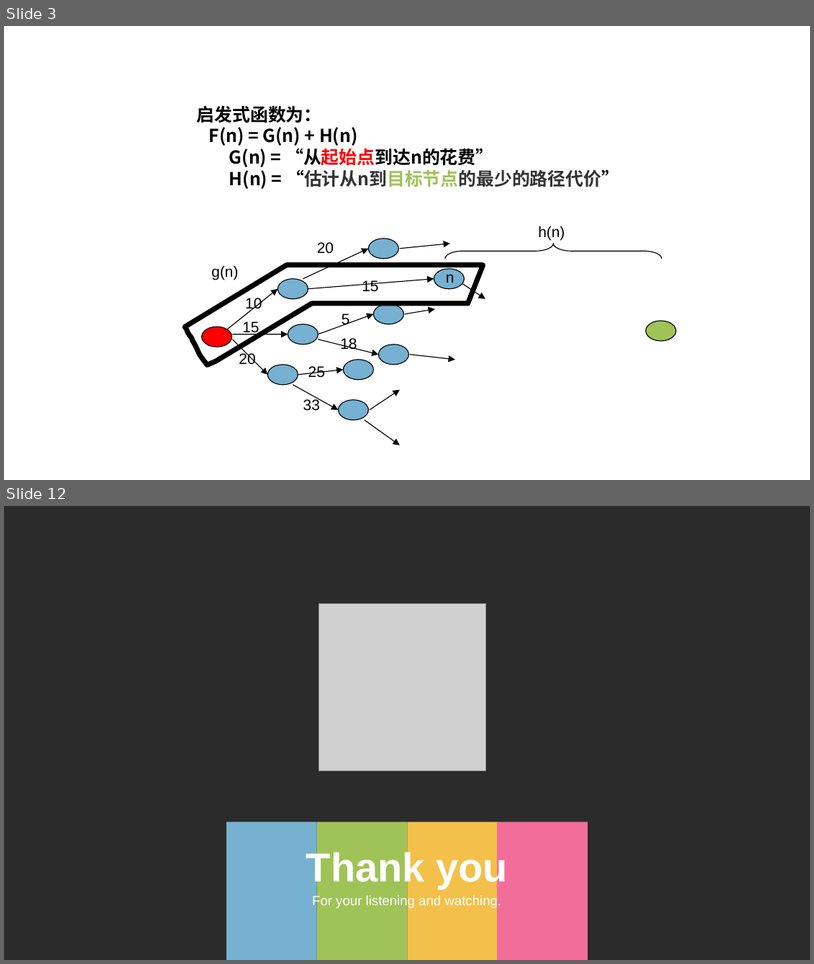
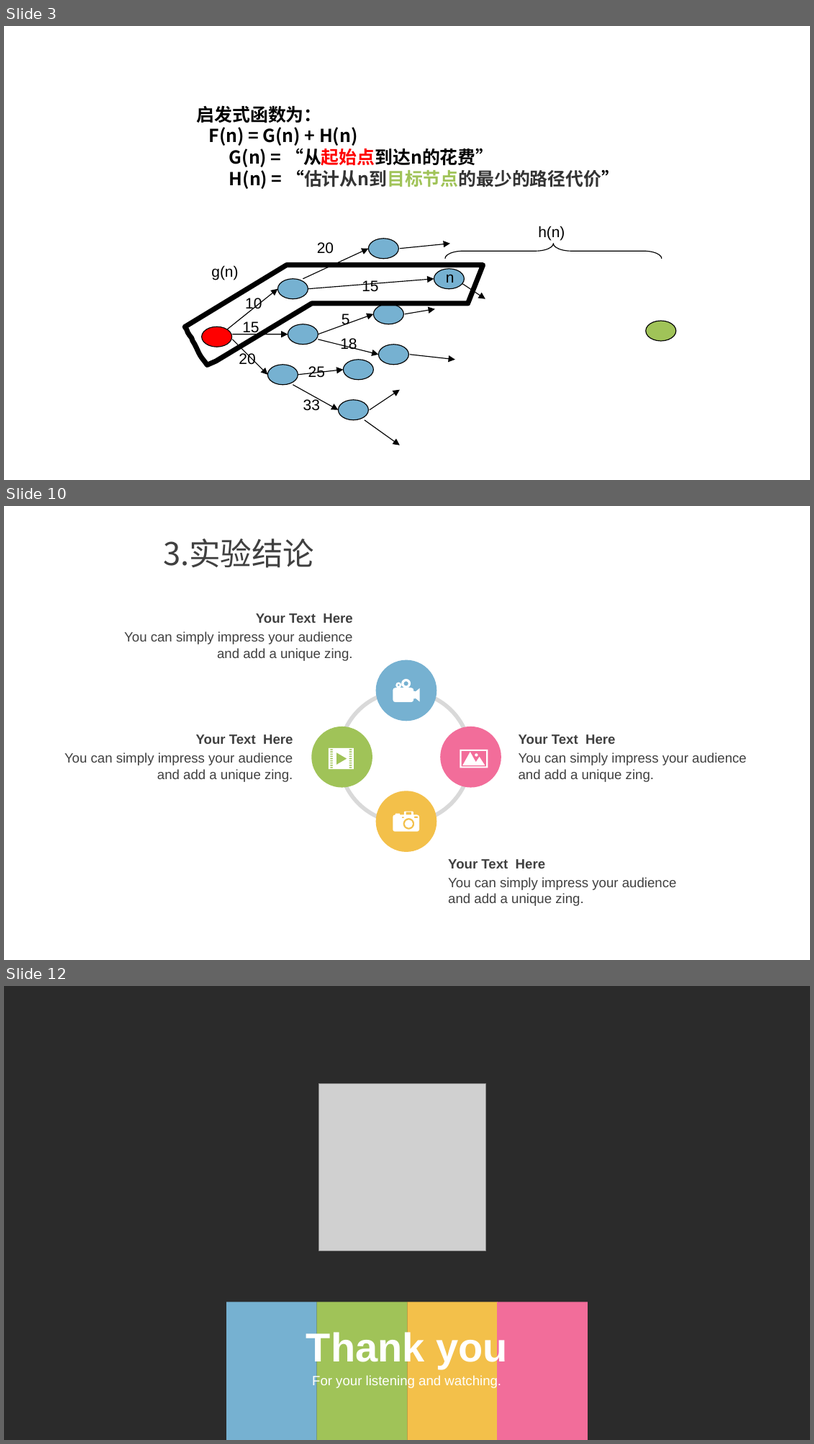
Before and after one commit to Anchovy0901/introduction-to-AI, a slide deck: 小组作业/doc/人工智能_G3_Astar算法讲解.pptx. Shown one above the other, each under a label of ours: slides 3 and 12 before the commit, slides 3, 10 and 12 after it; the slides between them are not shown. The pictures are 814x964 and 814x1444 pixels, drawn with LibreOffice and Linux fonts; fonts in the diff are those of the drawing; grey boxes stand for pictures; background and template pictures are left out; a plain dark background stands for a picture behind light text. Boxes give left, top, right and bottom in pixels: in the first picture for what was removed or moved away, otherwise in the second. Text is boxed around its words. In the diff, an @@ line names an element or a change of style, - is before the commit and + after.

```diff
--- a/小组作业/doc/人工智能_G3_Astar算法讲解.pptx
+++ b/小组作业/doc/人工智能_G3_Astar算法讲解.pptx
@@ slide 10 added at box(4, 506, 810, 960), background #FFFFFF @@
@@ text added at box(163, 538, 314, 568), 28 pt, text #404040 @@
+3.实验结论
@@ text added at box(256, 613, 352, 623), 12 pt, text #404040, bold @@
+Your Text Here
@@ text added at box(124, 631, 353, 661), 12 pt, text #404040 @@
+You can simply impress your audience and add a unique zing.
@@ ellipse added at box(376, 660, 437, 721), fill #76B1D1 @@
@@ donut added at box(337, 689, 473, 824), fill #D9D9D9 @@
@@ freeform shape added at box(393, 679, 419, 702), fill #FFFFFF @@
@@ text added at box(196, 734, 293, 744), 12 pt, text #404040, bold @@
+Your Text Here
@@ ellipse added at box(312, 726, 373, 788), fill #A0C358 @@
@@ ellipse added at box(440, 726, 502, 788), fill #F26D9A @@
@@ text added at box(519, 734, 615, 744), 12 pt, text #404040, bold @@
+Your Text Here
@@ text added at box(64, 752, 293, 782), 12 pt, text #404040 @@
+You can simply impress your audience and add a unique zing.
@@ freeform shape added at box(329, 748, 354, 769), fill #FFFFFF @@
@@ freeform shape added at box(460, 749, 489, 768), fill #FFFFFF @@
@@ text added at box(519, 752, 747, 782), 12 pt, text #404040 @@
+You can simply impress your audience and add a unique zing.
@@ ellipse added at box(376, 790, 437, 852), fill #F3C04A @@
@@ freeform shape added at box(393, 811, 419, 831), fill #FFFFFF @@
@@ text added at box(448, 859, 545, 868), 12 pt, text #404040, bold @@
+Your Text Here
@@ text added at box(448, 877, 677, 906), 12 pt, text #404040 @@
+You can simply impress your audience and add a unique zing.
```
Also in this commit, not shown: 7 slides changed, 1 slide removed, 3 other files.
